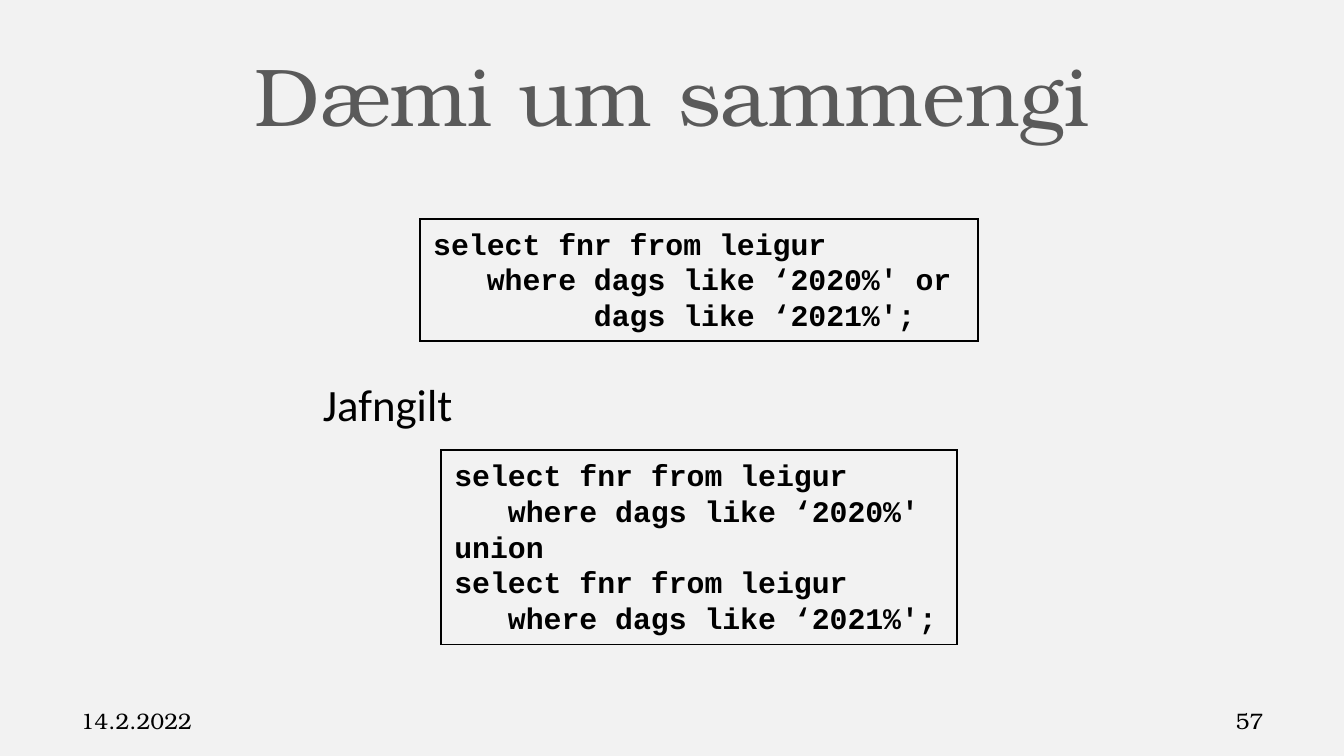
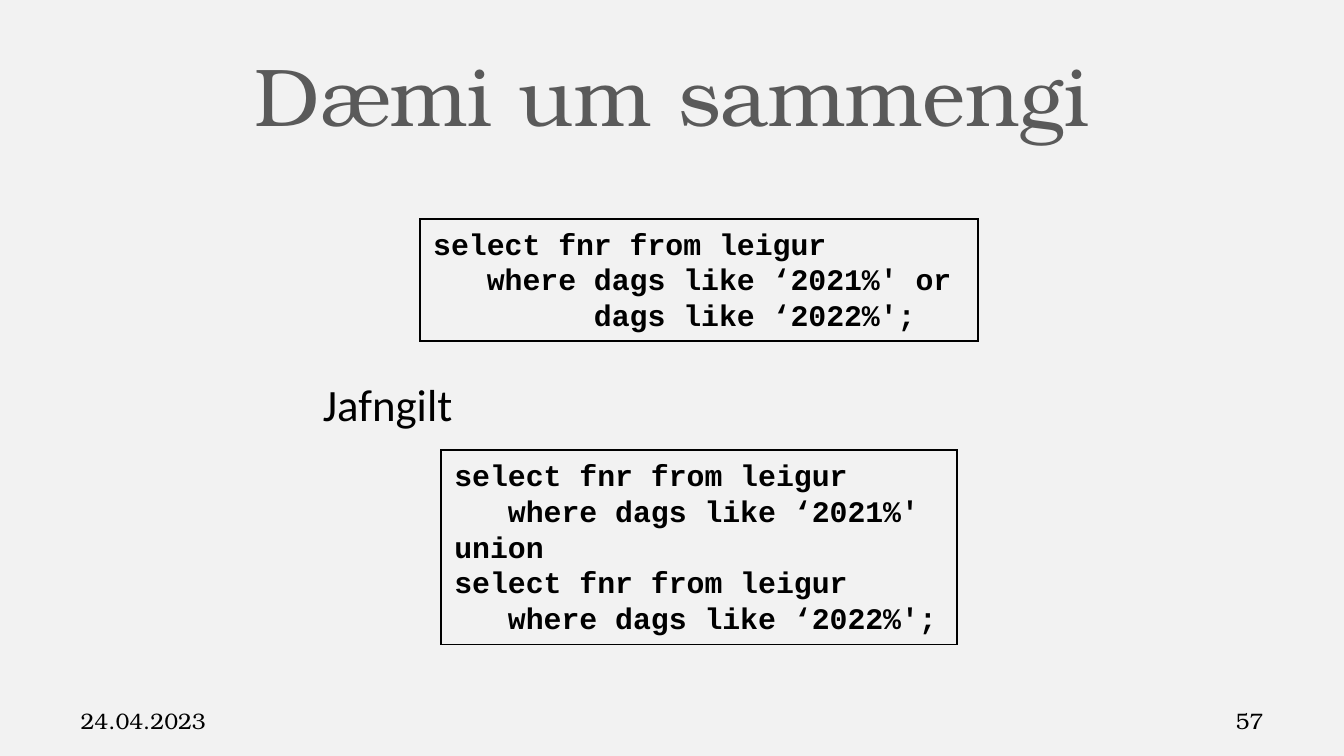
Before and after one commit to Hjalmtyr/SQL2, a slide deck: slide 57 of SQL-II.pptx. Drawn at 1344x756 pixels with LibreOffice and Linux fonts; fonts in the diff are those of the drawing; background and template pictures are left out. Boxes give left, top, right and bottom in pixels: in the first picture for what was removed or moved away, otherwise in the second. Text is boxed around its words. In the diff, an @@ line names an element or a change of style, - is before the commit and + after.

```diff
--- a/SQL-II.pptx
+++ b/SQL-II.pptx
@@ text in rectangle at (487,269,952,333): text changed @@
-where dags like ‘2020%' or
-dags like ‘2021%';
+where dags like ‘2021%' or
+dags like ‘2022%';
@@ text in rectangle at (508,500,919,529): text changed @@
-where dags like ‘2020%'
+where dags like ‘2021%'
@@ text in rectangle at (508,608,937,636): text changed @@
-where dags like ‘2021%';
+where dags like ‘2022%';
@@ text at (81,713,206,730): text changed @@
-14.2.2022
+24.04.2023
```
Also in this commit, not shown: 81 other slides changed, 11 other files.
